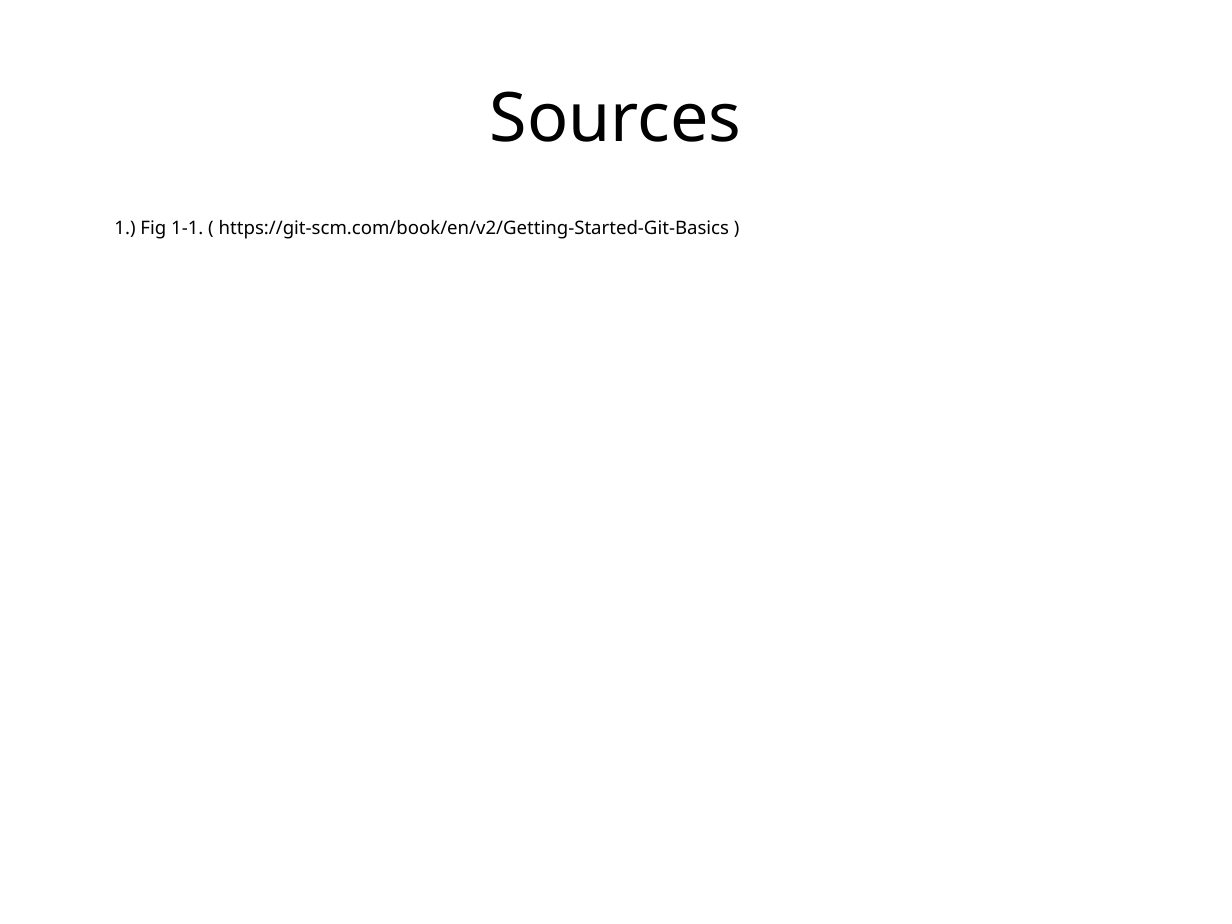
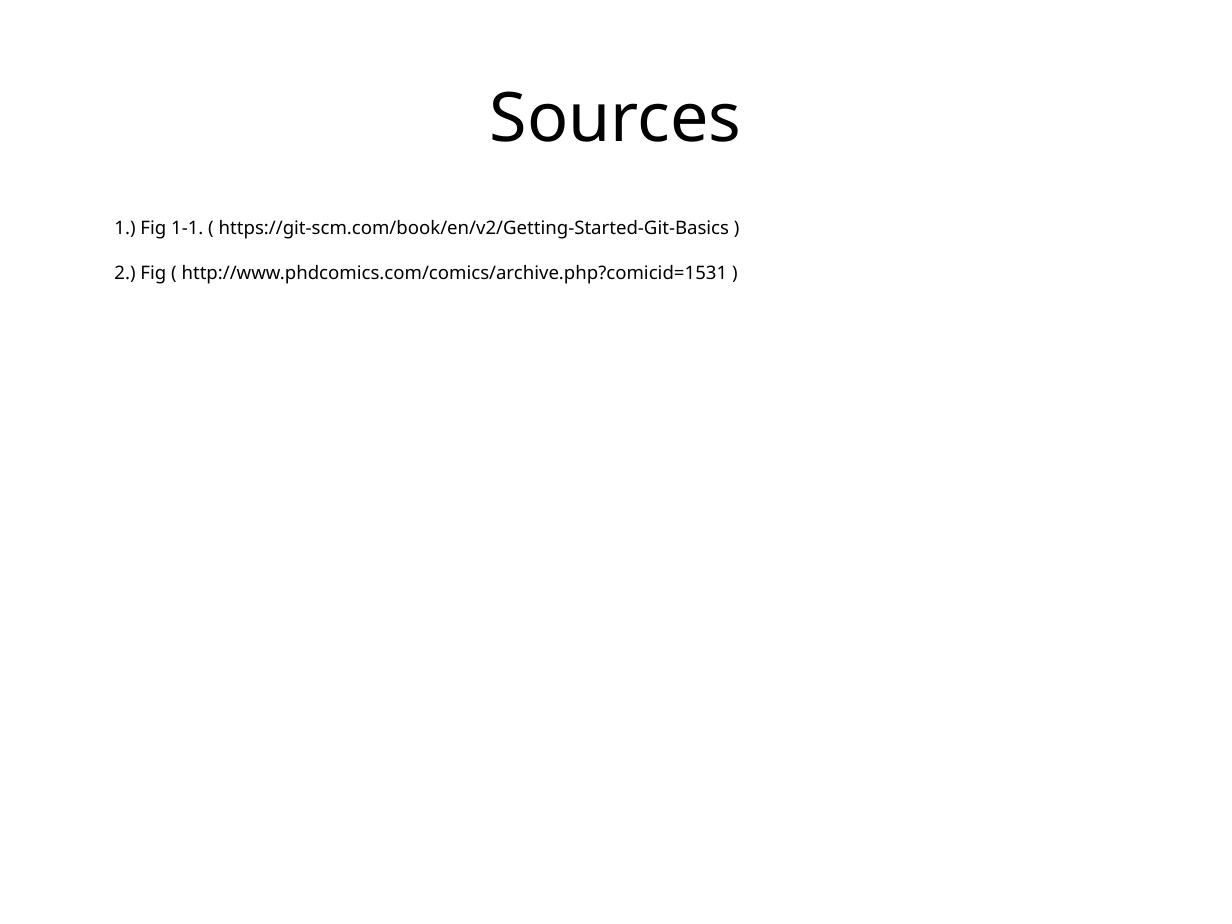
Before and after one commit to ethanwillis/git_presentation, a slide deck: slide 28 of git_presentation_slideshow.odp (slide 52 before the commit). Drawn at 1232x924 pixels with LibreOffice and Linux fonts; fonts in the diff are those of the drawing. Boxes give left, top, right and bottom in pixels: in the first picture for what was removed or moved away, otherwise in the second. Text is boxed around its words. In the diff, an @@ line names an element or a change of style, - is before the commit and + after.

```diff
--- a/git_presentation_slideshow.odp
+++ b/git_presentation_slideshow.odp
@@ text at (114,265,728,284): paragraph added @@
+2.) Fig ( http://www.phdcomics.com/comics/archive.php?comicid=1531 )
```
Also in this commit, not shown: 6 other slides changed, 17 slides added, 41 slides removed, 6 other files.
